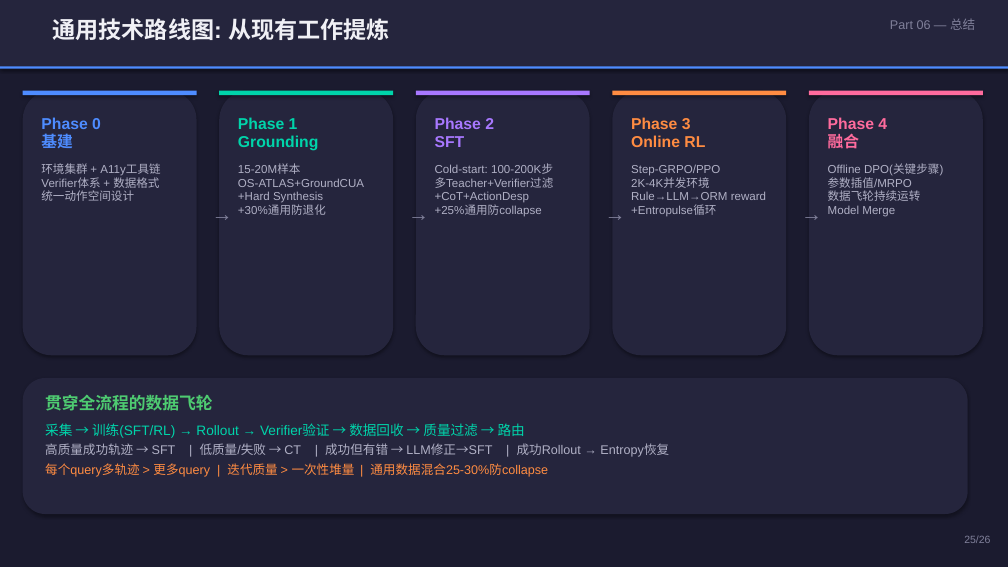
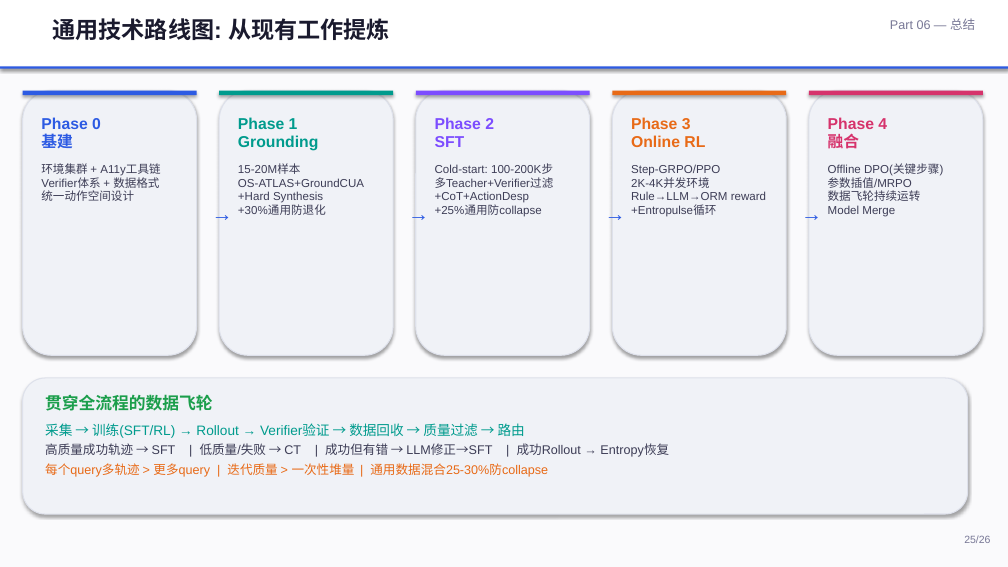
Before and after one commit to Pengxiang-Li/Cursor, a slide deck: slide 25 of CUA_Research_Report.pptx. Drawn at 1008x567 pixels with LibreOffice and Linux fonts; fonts in the diff are those of the drawing. Boxes give left, top, right and bottom in pixels: in the first picture for what was removed or moved away, otherwise in the second. Text is boxed around its words. In the diff, an @@ line names an element or a change of style, - is before the commit and + after.

```diff
--- a/CUA_Research_Report.pptx
+++ b/CUA_Research_Report.pptx
@@ background #1B1B2F to #FAFAFC @@
@@ rectangle at bbox=[0, 0, 1008, 68]: fill #25253D to #FFFFFF @@
@@ text "通用技术路线图: 从现有工作提炼" at bbox=[53, 18, 389, 40]: text colour #F0F0F5 to #1A1A2E @@
@@ text "Part 06 — 总结" at bbox=[890, 18, 975, 30]: text colour #80809A to #787896 @@
@@ rectangle at bbox=[0, 67, 1008, 69]: fill #4E8CFF to #2D5BE3 @@
@@ rectangle at bbox=[23, 91, 197, 95]: fill #4E8CFF to #2D5BE3 @@
@@ fill #25253D to #F0F2F7; outline none to #DEE1EB 1 pt in 6 elements at bbox=[219, 91, 393, 355], bbox=[416, 91, 590, 355], bbox=[613, 91, 786, 355], bbox=[809, 91, 983, 355], bbox=[23, 378, 968, 514], bbox=[23, 91, 197, 355] @@
@@ text "Phase 0 基建" at bbox=[41, 117, 160, 201]: text colour #4E8CFF to #2D5BE3 in "Phase 0 基建"; text colour #B0B0C5 to #3D3D56 in "环境集群 + A11y工具链 Verifier体系 + 数据格式 统一动作空间设计" @@
@@ rectangle at bbox=[219, 91, 393, 95]: fill #00D4AA to #009B8D @@
@@ text "Phase 1 Grounding" at bbox=[238, 117, 364, 215]: text colour #00D4AA to #009B8D in "Phase 1 Grounding"; text colour #B0B0C5 to #3D3D56 in "15-20M样本 OS-ATLAS+GroundCUA +Hard Synthesis +30%通用防退化" @@
@@ rectangle at bbox=[416, 91, 590, 95]: fill #A878FF to #7C4DFF @@
@@ text "Phase 2 SFT" at bbox=[435, 117, 554, 217]: text colour #A878FF to #7C4DFF in "Phase 2 SFT"; text colour #B0B0C5 to #3D3D56 in "Cold-start: 100-200K步 多Teacher+Verifier过滤 +CoT+ActionDesp +2 ..." @@
@@ rectangle at bbox=[613, 91, 786, 95]: fill #FF8C42 to #E86A17 @@
@@ text "Phase 3 Online RL" at bbox=[631, 117, 766, 217]: text colour #FF8C42 to #E86A17 in "Phase 3 Online RL"; text colour #B0B0C5 to #3D3D56 in "Step-GRPO/PPO 2K-4K并发环境 Rule→LLM→ORM reward +Entropulse循环" @@
@@ rectangle at bbox=[809, 91, 983, 95]: fill #FF6B9D to #D6336C @@
@@ text "Phase 4 融合" at bbox=[828, 117, 943, 217]: text colour #FF6B9D to #D6336C in "Phase 4 融合"; text colour #B0B0C5 to #3D3D56 in "Offline DPO(关键步骤) 参数插值/MRPO 数据飞轮持续运转 Model Merge" @@
@@ text colour #80809A to #2D5BE3 in 4 elements at bbox=[204, 197, 227, 219], bbox=[401, 197, 423, 219], bbox=[597, 197, 620, 219], bbox=[794, 197, 817, 219] @@
@@ text "贯穿全流程的数据飞轮" at bbox=[45, 394, 669, 477]: text colour #4ECB71 to #1B9E4B in "贯穿全流程的数据飞轮"; text colour #00D4AA to #009B8D in "采集 → 训练(SFT/RL) → Rollout → Verifier验证 ..."; text colour #B0B0C5 to #3D3D56 in "高质量成功轨迹 → SFT | 低质量/失败 → CT ..."; text colour #FF8C42 to #E86A17 in "每个query多轨迹 > 更多query | 迭代质量 > 一次性堆量 ..." @@
@@ text "25/26" at bbox=[964, 535, 990, 543]: text colour #80809A to #787896 @@
```
Also in this commit, not shown: 25 other slides changed, 1 other file.
